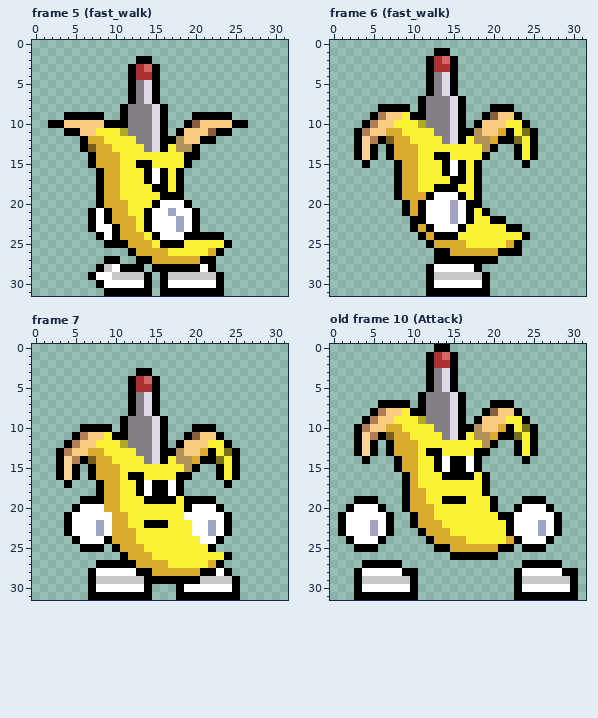
Pixel-art file: Assets/Art/Sprites/banana/banana.aseprite. That is the earlier state.
32x32 pixels, 26 frames. Shown: frame 5 (fast_walk), frame 6 (fast_walk), frame 7, old frame 10 (Attack). The commit also changed other frames, which this record leaves out.
The result:
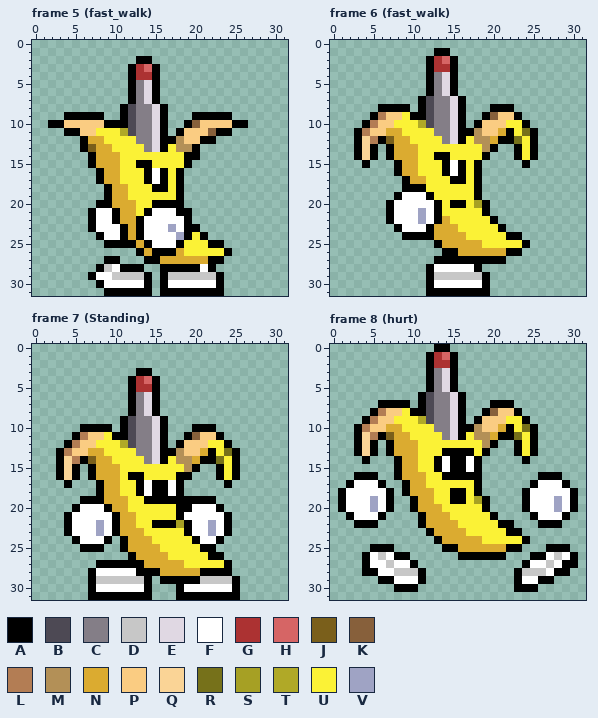
Palette (. is transparent): A #000000  B #4d4954  C #847e87  D #c7c7c7  E #e0d8e3  F #ffffff  G #ac3232  H #d66565  J #7a5f1b  K #87603b  L #b37d54  M #b39057  N #dbab30  P #facc82  Q #fad496  R #76711a  S #a6a024  T #b0a927  U #fbf236  V #9fa3c4
A new or re-ordered frame is compared with the old frame closest to it.
The exact change:
frames re-ordered
Changed rows in their new state; - is an unchanged pixel.
Frame 5 (fast_walk), layers "Layer 3", "Layer 1":
first column x 12:
 8 B
 9 B
10 B
11 B
first column x 8:
18 .A-N-------------
19 .A-N----UU-------
20 -A--N---AAA.-----
21 -FA-N----FAA.----
22 -FA--AF---FA.----
23 --FA-AF--VFA-----
24 --FA-AFF--V-U-..-
25 ----A-AFFF----AA.
26 ----.A-AAAN---UUA
27 -----.-A-----N-A-
28 -------.---------
Frame 6 (fast_walk), layers "Layer 3", "Layer 1":
first column x 12:
 7 B
 8 B
 9 B
10 B
first column x 7:
17 -.A-N-------------
18 -.AAA-UUU---------
19 --FFF-UUUU--------
20 AFFFF-AUAAUSA-----
21 AFFFV-AUUUU-------
22 AFFFV-ANUUU---.---
23 -AFFF-NNNU----A..-
24 --AA-ANNNN-----AA.
25 -----.A---NN---UUA
26 ------.-A-----N---
27 --------------A---
Frame 7 (Standing), layers "Layer 3", "Layer 1":
first column x 12:
 9 B
10 B
11 B
12 B
first column x 9:
19 --N------A------
20 A-N------A------
21 -A-N-----A------
22 -A-N-U--ASA-----
23 -A--N-----A-----
24 -.A-NN-----A----
25 -.A--NN-----A---
26 --.A--NN-----AA.
27 ----A---NN---UUA
28 ------A-------A-
29 ------.---------
Frame 8 (hurt) against old frame 10 (Attack), layers "Layer 3", "Layer 1":
first column x 12:
 6 B
 7 B
 8 B
 9 B
first column x 1:
13 -----------UUAAAAU------------
16 --AAA--AN-N------A.------AAA--
17 -AFFFA----N------A.-----AFFFA-
18 AFFFFFA----N--AA-A.----AFFFFFA
19 AFFFVFA-.A-N-U---SA.----FFFVFA
20 AF--VFA-.A--N-----A.--.A--FVFA
21 .A---A.--.A-NN-----A....A--FA-
22 ..AAA..--.A--NN-----A-...AA---
23 .......---.A--NN------A.....--
24 -.....-----.A---NN---UUA...---
25 --..-AA-----.-A-----N-A...AAA-
26 ---AFDFAA-----.-----A---AAFDFA
27 ----FFDFFA--------------FFDFAA
28 --.AA--DDDA------------DDD-A-.
29 --...AAFFFA------------FFAA...
30 --.....AA--------------AA.....
31 --........------------........
Changed places in both pictures, as pixel boxes (x1, y1, x2, y2):
changed: (128, 104, 136, 136)
changed: (96, 184, 232, 272)
changed: (426, 96, 434, 128)
changed: (386, 176, 530, 264)
changed: (128, 416, 136, 448)
changed: (104, 496, 232, 584)
changed: (338, 392, 578, 600)
